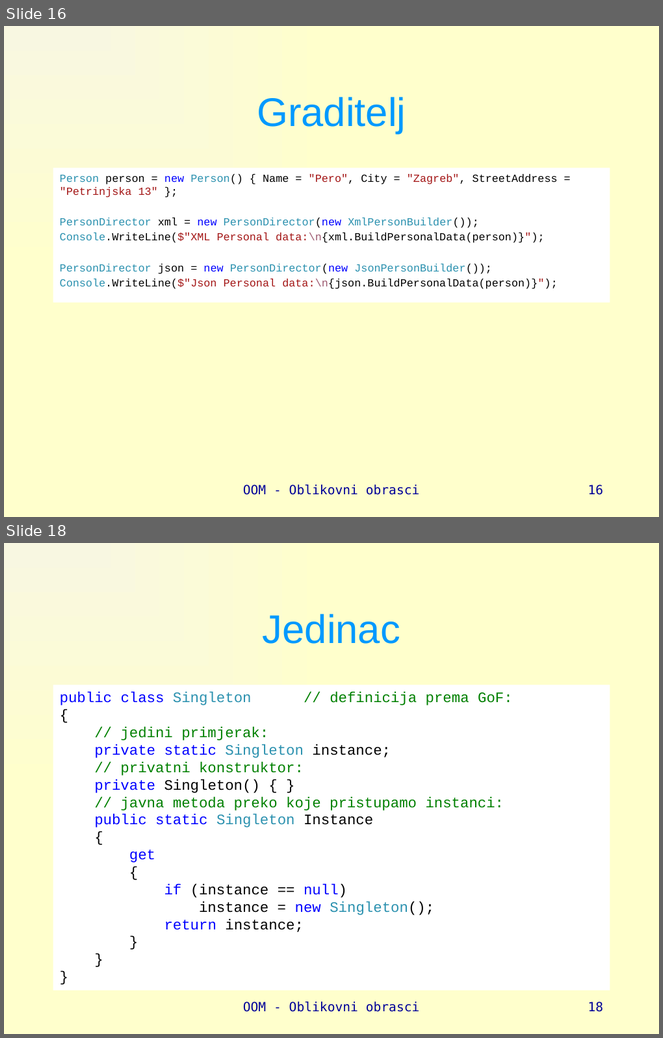
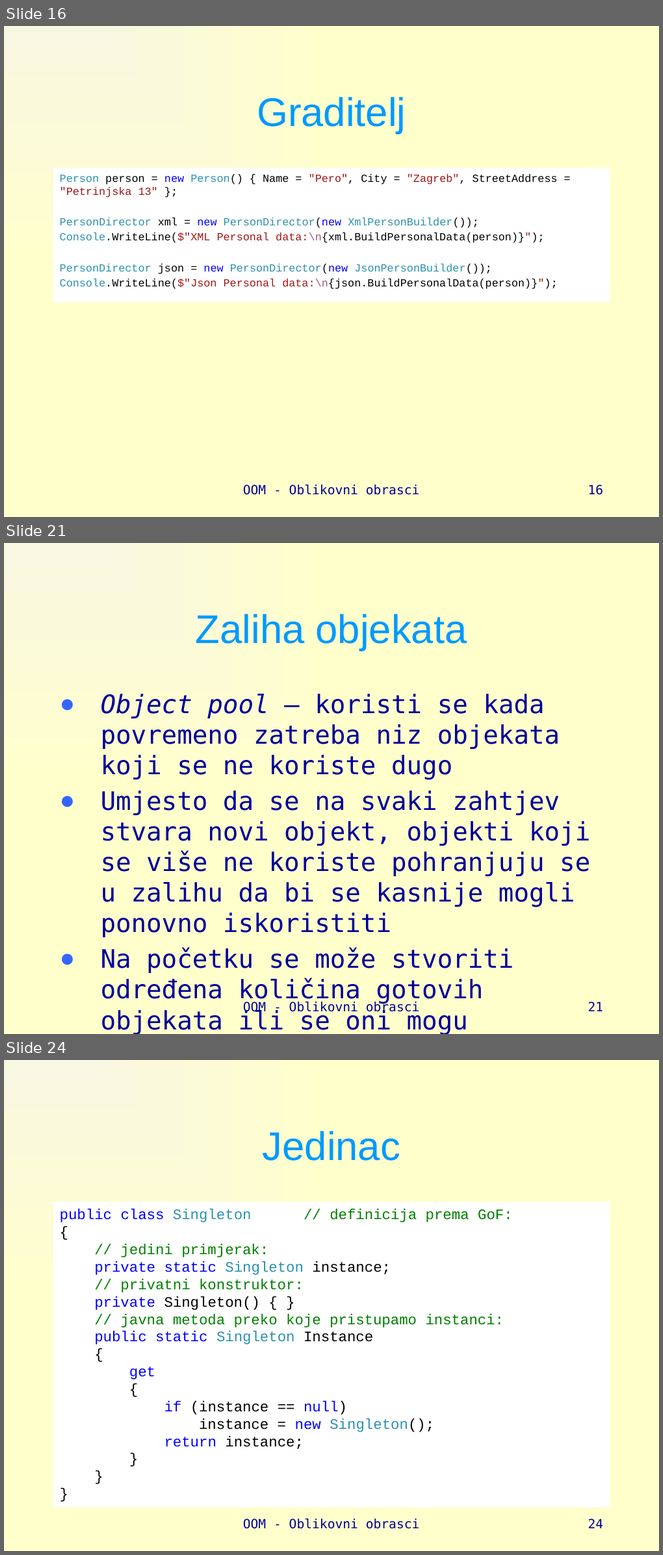
Before and after one commit to vsite-oom/DesignPatterns, a slide deck: docs/Design patterns.pptx. Shown one above the other, each under a label of ours: slides 16 and 18 before the commit, slides 16, 21 and 24 after it; the slides between them are not shown. The pictures are 663x1038 and 663x1555 pixels, drawn with LibreOffice and Linux fonts; fonts in the diff are those of the drawing. Boxes give left, top, right and bottom in pixels: in the first picture for what was removed or moved away, otherwise in the second. Text is boxed around its words. In the diff, an @@ line names an element or a change of style, - is before the commit and + after.

```diff
--- a/docs/Design patterns.pptx
+++ b/docs/Design patterns.pptx
@@ slide 21 added at [4,543,659,1034], background gradient #F8F7E1 to #FFFFCC @@
@@ title added at [196,614,467,651], 44 pt, text #0099FF @@
+Zaliha objekata
@@ text added at [101,694,590,1034], 28 pt, text #000099 @@
+● Object pool – koristi se kada povremeno zatreba niz objekata koji se ne koriste dugo
+● Umjesto da se na svaki zahtjev stvara novi objekt, objekti koji se više ne koriste pohranjuju se u zalihu da bi se kasnije mogli ponovno iskoristiti
+● Na početku se može stvoriti određena količina gotovih objekata ili se oni mogu kreirati prema potrebi
@@ text added at [243,1002,420,1016], 14 pt, text #000099 @@
+OOM - Oblikovni obrasci
@@ page number added at [588,1002,604,1012], 14 pt, text #000099 @@
+21
@@ what was slide 18 is now slide 24 @@
@@ page number at [588,1519,604,1529]: text changed @@
-18
+24
```
Also in this commit, not shown: 13 slides changed, 7 other slides added, 19 other files.
